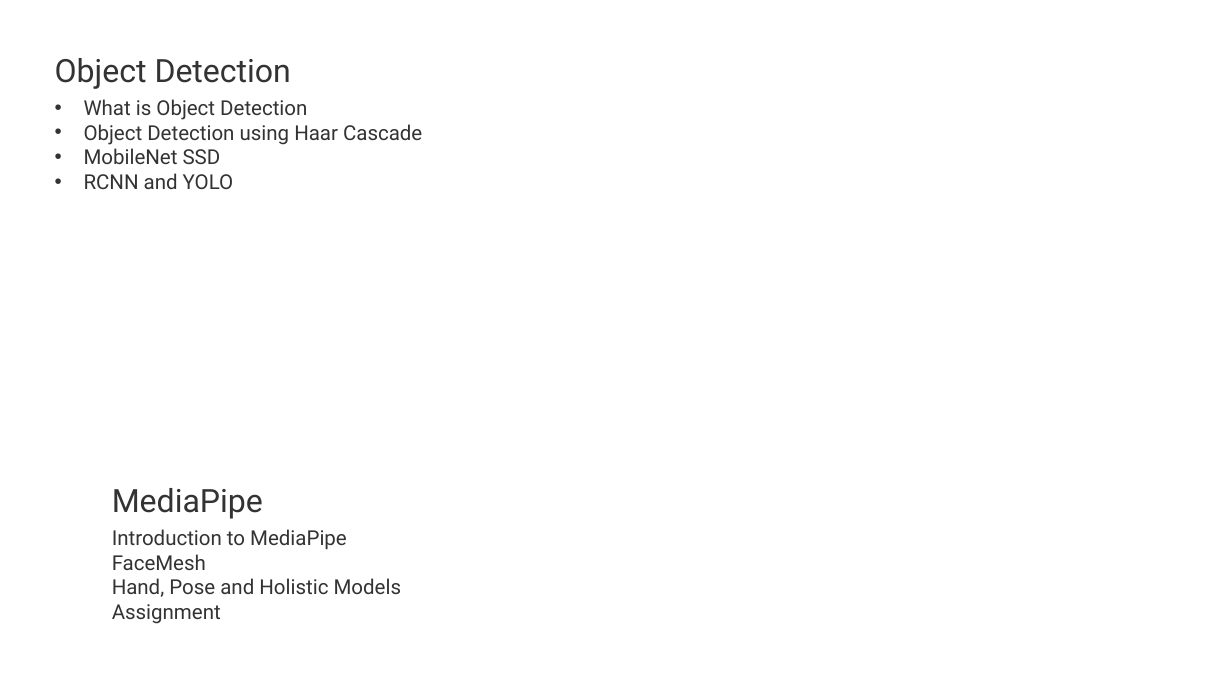
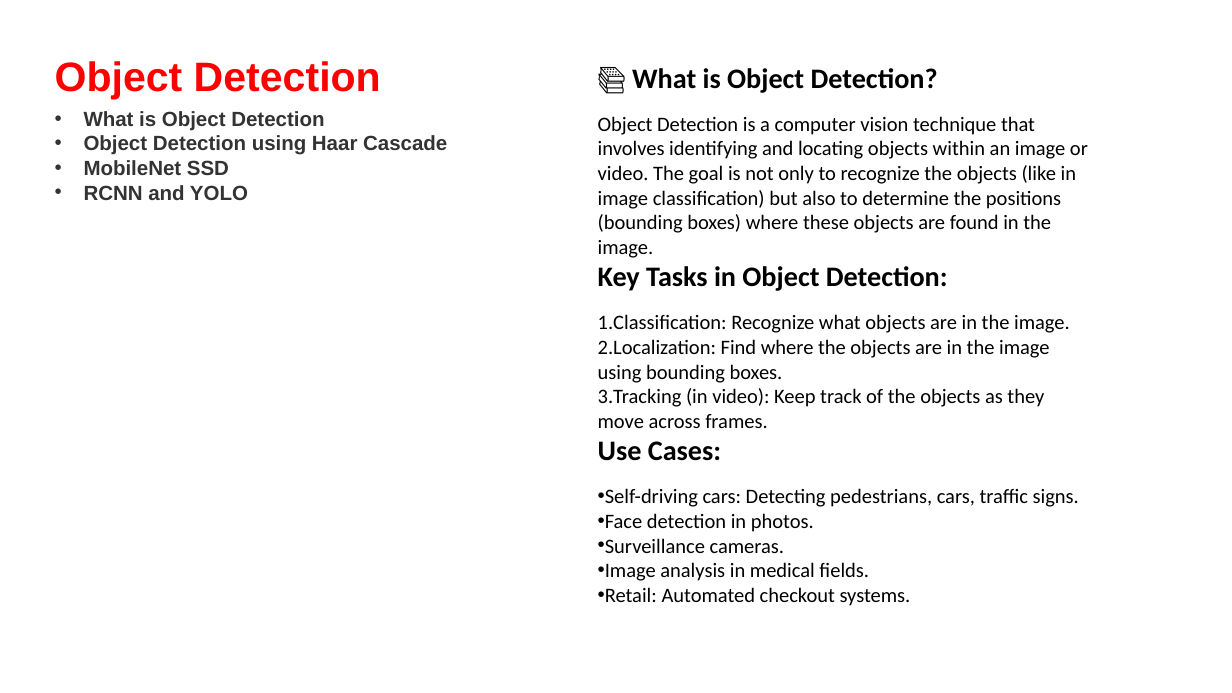
Before and after one commit to shahil04/ds_materials, a slide deck: slide 11 of 9.Deep_learning/class_9_CV_Topics_project.pptx. Drawn at 1232x693 pixels with LibreOffice and Linux fonts; fonts in the diff are those of the drawing. Boxes give left, top, right and bottom in pixels: in the first picture for what was removed or moved away, otherwise in the second. Text is boxed around its words. In the diff, an @@ line names an element or a change of style, - is before the commit and + after.

```diff
--- a/9.Deep_learning/class_9_CV_Topics_project.pptx
+++ b/9.Deep_learning/class_9_CV_Topics_project.pptx
@@ text "Object Detection" at bbox=[55, 61, 447, 200]: size 25 to 32 pt, text colour #333333 to #FF0000 in "Object Detection"; font Roboto to Arial, bold on @@
@@ text added at bbox=[598, 68, 1088, 606], 16 pt, text #000000 @@
+📚 What is Object Detection?
+Object Detection is a computer vision technique that involves identifying and locating objects within an image or video. The goal is not only to recognize the objects (like in image classification) but also to determine the positions (bounding boxes) where these objects are found in the image.
+Key Tasks in Object Detection:
+1. Classification: Recognize what objects are in the image.
+2. Localization: Find where the objects are in the image using bounding boxes.
+3. Tracking (in video): Keep track of the objects as they move across frames.
+Use Cases:
+• Self-driving cars: Detecting pedestrians, cars, traffic signs.
+• Face detection in photos.
+• Surveillance cameras.
+• Image analysis in medical fields.
+• Retail: Automated checkout systems.
@@ text removed at bbox=[112, 488, 402, 624] @@
-MediaPipe
-Introduction to MediaPipe
-FaceMesh
-Hand, Pose and Holistic Models
-Assignment
```
Also in this commit, not shown: 2 other slides changed, 12 slides added, 1 slide removed, 16 other files.
